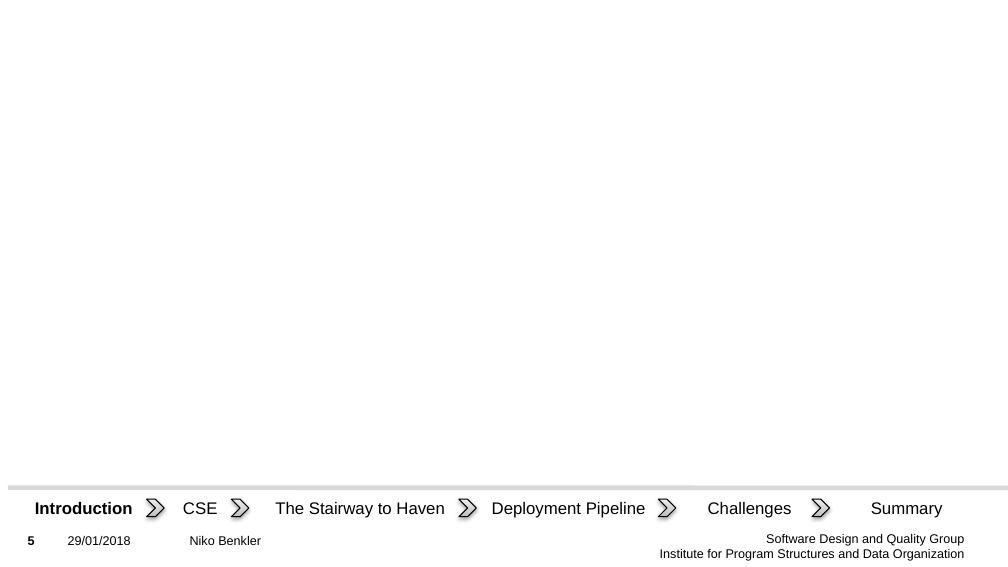
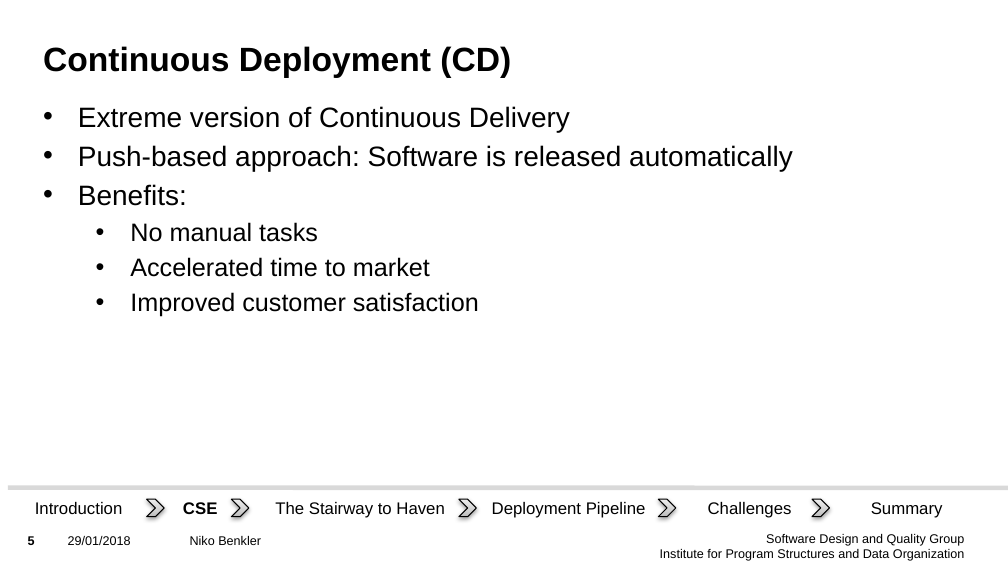
Before and after one commit to Benkler/Proseminar, a slide deck: slide 5 of Präsentation/Präsentation.pptx. Drawn at 1008x567 pixels with LibreOffice and Linux fonts; fonts in the diff are those of the drawing; background and template pictures are left out. Boxes give left, top, right and bottom in pixels: in the first picture for what was removed or moved away, otherwise in the second. Text is boxed around its words. In the diff, an @@ line names an element or a change of style, - is before the commit and + after.

```diff
--- a/Präsentation/Präsentation.pptx
+++ b/Präsentation/Präsentation.pptx
@@ title added at box(43, 46, 511, 78), 24 pt, text #000000, bold @@
+Continuous Deployment (CD)
@@ text added at box(78, 106, 793, 317), 20 pt, text #000000 @@
+• Extreme version of Continuous Delivery
+• Push-based approach: Software is released automatically
+• Benefits:
+  • No manual tasks
+  • Accelerated time to market
+  • Improved customer satisfaction
@@ text "Introduction" at box(35, 502, 123, 514): bold off @@
@@ text "CSE" at box(183, 502, 217, 514): bold on @@
```
Also in this commit, not shown: 4 other slides changed.
